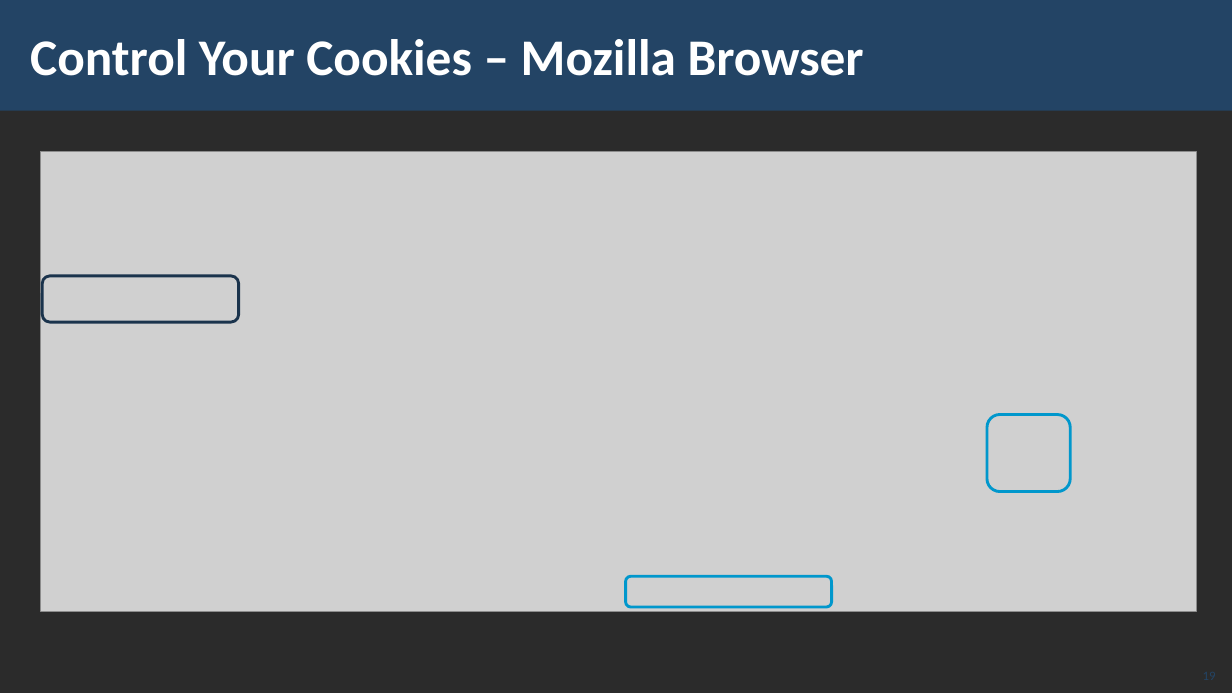
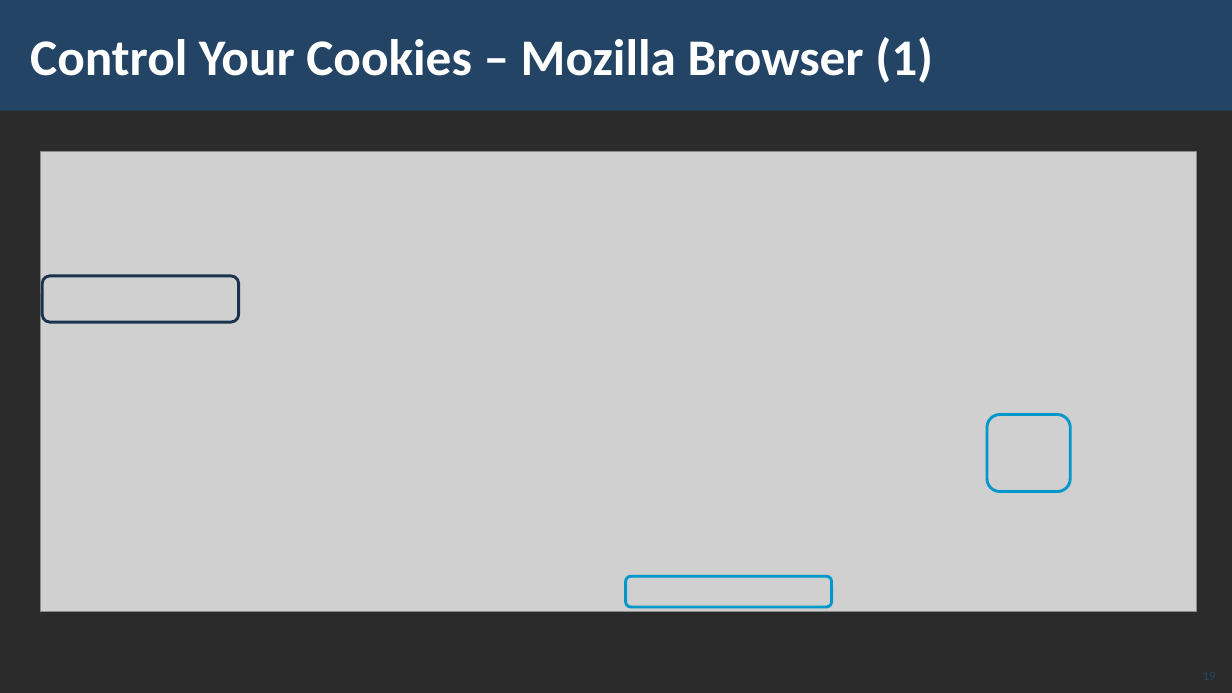
Before and after one commit to vasildimov98/softuni-tutorials, a slide deck: slide 19 of 08.C#Web/1.WebBesic/03.StateManagement/03. CSharp-Web-Basics-Web Server-State-Management.pptx. Drawn at 1232x693 pixels with LibreOffice and Linux fonts; fonts in the diff are those of the drawing; grey boxes stand for pictures; background and template pictures are left out; a plain dark background stands for a picture behind light text. Boxes give left, top, right and bottom in pixels: in the first picture for what was removed or moved away, otherwise in the second. Text is boxed around its words. In the diff, an @@ line names an element or a change of style, - is before the commit and + after.

```diff
--- a/08.C#Web/1.WebBesic/03.StateManagement/03. CSharp-Web-Basics-Web Server-State-Management.pptx
+++ b/08.C#Web/1.WebBesic/03.StateManagement/03. CSharp-Web-Basics-Web Server-State-Management.pptx
@@ title at bbox=[30, 37, 933, 83]: text changed @@
-Control Your Cookies – Mozilla Browser
+Control Your Cookies – Mozilla Browser (1)
```
Also in this commit, not shown: 6 other slides changed, 1 other file.
